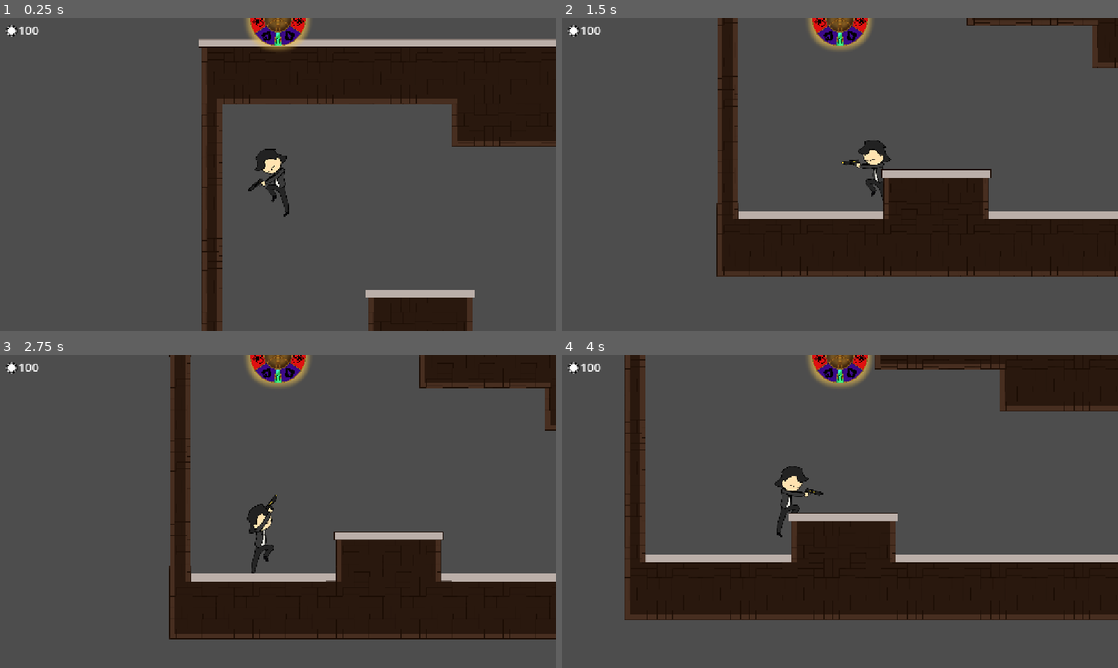
Above: before the commit, frames 1-4 (two rows, left to right).
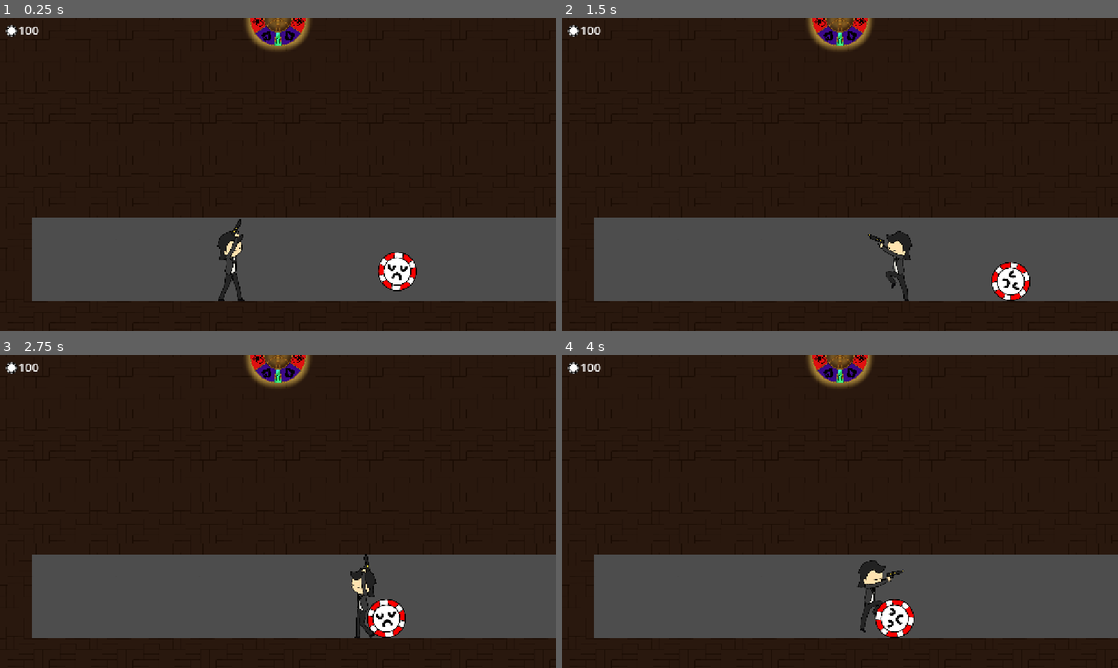
Above: after the commit, the same moments.

Repository: ClipperDev/spinning-game
Game: Godot game, scene res://levels/test_world.tscn
The game is run twice, just before and just after one commit, with the same random seed, the same clock (stepped at 60 frames per second) and the same inputs. Before the commit the project starts from res://main.tscn.
Inputs (mouse positions are in pixels of both pictures, inside the frame that each line leads up to):
- Up to frame 1 (0.25 s): no input
- Up to frame 2 (1.5 s): move the mouse to (962, 158) at 0.52 s; hold D (right) from 0.53 s (still down); tap Space (jump) at 0.6, 0.77, 1.07 s; move the mouse to (728, 190) at 1.27 s; click (728, 190) at 1.35 s
- Up to frame 3 (2.75 s): tap Space (jump) at 1.52, 1.55, 1.82, 2.3 s; move the mouse to (333, 442) at 2.02 s; release D (right) at 2.03 s; hold A (left) from 2.03 s (still down); hold Q (spin) from 2.03 s (still down)
- Up to frame 4 (4 s): move the mouse to (812, 574) at 2.77 s; release A (left) at 2.78 s; release Q (spin) at 2.78 s; hold D (right) from 2.78 s (still down); tap Space (jump) at 2.85, 3.02, 3.32, 3.77, 3.8 s; move the mouse to (1006, 558) at 3.52 s; press the mouse at (1006, 558) at 3.53 s

The runs differ from the first frame. In frame 1, 61% of the frame differs, in the area x 0-100%, y 0-100%; in frame 2, 83%; in frame 3, 84%; in frame 4, 85%.

Commit message:
poker enemy base made

Diff:
--- a/enemies/pokerchip/base_poker.gd
+++ b/enemies/pokerchip/base_poker.gd
@@ -1,12 +1,40 @@
 extends CharacterBody2D
 class_name PokerEnemy
 
+@onready var movement_machine: StateMachine = $movement_machine
+@onready var animated_sprite_2d: AnimatedSprite2D = $AnimatedSprite2D
+@onready var direction_timer: Timer = $direction_timer
 
-# Called when the node enters the scene tree for the first time.
+@export var run_speed: float = 300
+@export var walk_speed: float = 150
+var current_speed: float
+
+@export var gravity: float = 20
+
+@export var max_health: float = 10
+var health: float
+
+var alert: bool = false
+
+var direction: float = 1.0
+
 func _ready() -> void:
-	pass # Replace with function body.
+	direction = [-1.0, 1.0].pick_random()
+	health = max_health
+	movement_machine.initialize(self, &"walk")
 
 
-# Called every frame. 'delta' is the elapsed time since the previous frame.
-func _process(delta: float) -> void:
-	pass
+func _process(_delta: float) -> void:
+	if alert == true:
+		current_speed = run_speed
+	else: current_speed = walk_speed
+
+
+func _on_detection_range_area_entered(area: Area2D) -> void:
+	if area.is_in_group("player"):
+		alert = true
+		pass
+
+func _on_direction_timer_timeout() -> void:
+	direction *= -1
+	direction_timer.start(randf_range(1.0, 5.0))
--- a/enemies/pokerchip/base_poker.tscn
+++ b/enemies/pokerchip/base_poker.tscn
@@ -2,6 +2,8 @@
 
 [ext_resource type="Script" uid="uid://btrkwxtl20rto" path="res://enemies/pokerchip/base_poker.gd" id="1_ujdfk"]
 [ext_resource type="Texture2D" uid="uid://d11adytjqs330" path="res://enemies/pokerchip/redpoker.png" id="2_ivgvl"]
+[ext_resource type="Script" uid="uid://bhsx2ck3idi4e" path="res://player/player2/state_machine.gd" id="3_1ak7o"]
+[ext_resource type="Script" uid="uid://d07w7diyg6p66" path="res://enemies/pokerchip/states/poker_walk.gd" id="4_wh7bk"]
 
 [sub_resource type="CircleShape2D" id="CircleShape2D_caei2"]
 radius = 44.911022
@@ -23,8 +25,23 @@
 [sub_resource type="CircleShape2D" id="CircleShape2D_qr2go"]
 radius = 52.009613
 
+[sub_resource type="SegmentShape2D" id="SegmentShape2D_yffdw"]
+a = Vector2(-600, 0)
+b = Vector2(600, 0)
+
 [node name="base_poker" type="CharacterBody2D" unique_id=423833925]
 script = ExtResource("1_ujdfk")
+walk_speed = 130.0
+
+[node name="movement_machine" type="Node" parent="." unique_id=154945167]
+script = ExtResource("3_1ak7o")
+debug = true
+
+[node name="walk" type="Node" parent="movement_machine" unique_id=1452374681]
+script = ExtResource("4_wh7bk")
+state_acceleration = 300.0
+state_friction = 300.0
+id = &"walk"
 
 [node name="CollisionShape2D" type="CollisionShape2D" parent="." unique_id=748278101]
 shape = SubResource("CircleShape2D_caei2")
@@ -42,3 +59,14 @@
 
 [node name="CollisionShape2D" type="CollisionShape2D" parent="hurtbox" unique_id=1119341476]
 shape = SubResource("CircleShape2D_qr2go")
+
+[node name="detection_range" type="Area2D" parent="." unique_id=112188753]
+
+[node name="CollisionShape2D" type="CollisionShape2D" parent="detection_range" unique_id=1598850340]
+shape = SubResource("SegmentShape2D_yffdw")
+
+[node name="direction_timer" type="Timer" parent="." unique_id=1221011610]
+autostart = true
+
+[connection signal="area_entered" from="detection_range" to="." method="_on_detection_range_area_entered"]
+[connection signal="timeout" from="direction_timer" to="." method="_on_direction_timer_timeout"]
--- a/enemies/pokerchip/poker_base_state.gd
+++ b/enemies/pokerchip/poker_base_state.gd
@@ -1,8 +1,12 @@
 extends BaseState
 class_name PokerEnemyBaseState
 
+@export var state_acceleration: float = 0.0
+@export var state_friction: float = 0.0
+
 var player = Global.player
 var enemy: PokerEnemy
+
 
 func _on_owner_set():
 	enemy = handled_node as PokerEnemy
@@ -12,3 +16,21 @@
 	if player.global_position.x < enemy.global_position:
 		return 1
 	else: return -1
+
+func get_random_direction() -> int:
+	return 0
+
+func handle_movement(move_direction: float, delta: float) -> void:
+	if move_direction:
+		enemy.velocity.x = move_toward(enemy.velocity.x, move_direction * enemy.current_speed, state_acceleration * delta)
+	else:
+		enemy.velocity.x = move_toward(enemy.velocity.x, 0, state_friction * delta)
+
+func gravity_fall(extra_gravity: float = 0.0):
+	enemy.velocity.y += enemy.gravity + extra_gravity
+
+func handle_rolling(delta: float):
+	enemy.rotation += 0.01 * enemy.velocity.x * delta
+
+func jump(jump_force: float):
+	enemy.velocity.y -= jump_force
--- /dev/null
+++ b/enemies/pokerchip/states/poker_walk.gd
@@ -0,0 +1,15 @@
+extends PokerEnemyBaseState
+class_name PokerEnemyWalk
+
+
+func enter(_data: Variant) -> void:
+	enemy.alert = false
+
+func physics_state(delta: float) -> StringName:
+	handle_movement(enemy.direction, delta)
+	print(enemy.direction)
+	enemy.move_and_slide()
+	gravity_fall()
+	handle_rolling(delta)
+
+	return NO_STATE
--- a/levels/test_world.tscn
+++ b/levels/test_world.tscn
@@ -2,6 +2,7 @@
 
 [ext_resource type="TileSet" uid="uid://dun726mvvq6m1" path="res://wall_tileset.tres" id="2_c576j"]
 [ext_resource type="PackedScene" uid="uid://c5coxd37o8782" path="res://player/player2/player.tscn" id="2_kbvng"]
+[ext_resource type="PackedScene" uid="uid://b4twtsva0if78" path="res://enemies/pokerchip/base_poker.tscn" id="3_c576j"]
 
 [sub_resource type="WorldBoundaryShape2D" id="WorldBoundaryShape2D_yffdw"]
 
@@ -29,3 +30,6 @@
 scale = Vector2(0.5, 0.5)
 tile_map_data = PackedByteArray("AAAMAAkAAAAKAAIAAAAMAAgAAAAJAAMAAAALAAkAAAAKAAIAAAALAAgAAAAKAAAAAAAKAAkAAAAKAAIAAAAKAA …(2144 unchanged characters)…
 tile_set = ExtResource("2_c576j")
+
+[node name="base_poker" parent="." unique_id=423833925 instance=ExtResource("3_c576j")]
+position = Vector2(906, 548)
--- a/player/player2/player.tscn
+++ b/player/player2/player.tscn
@@ -2,12 +2,12 @@
 
 [ext_resource type="Script" uid="uid://bknr0tt1bdncu" path="res://player/player2/player_script.gd" id="1_koi66"]
 [ext_resource type="Script" uid="uid://bhsx2ck3idi4e" path="res://player/player2/state_machine.gd" id="2_3pimp"]
-[ext_resource type="Script" uid="uid://ciartn1n8xdy5" path="res://player/player2/states/walk.gd" id="2_iuhyu"]
-[ext_resource type="Script" uid="uid://bo7oxj6h3els0" path="res://player/player2/states/idle.gd" id="3_5tybs"]
-[ext_resource type="Script" uid="uid://dk623481pxb6b" path="res://player/player2/states/jump.gd" id="5_0huha"]
+[ext_resource type="Script" uid="uid://ciartn1n8xdy5" path="res://player/player2/states/player_walk.gd" id="2_iuhyu"]
+[ext_resource type="Script" uid="uid://bo7oxj6h3els0" path="res://player/player2/states/player_idle.gd" id="3_5tybs"]
+[ext_resource type="Script" uid="uid://dk623481pxb6b" path="res://player/player2/states/player_jump.gd" id="5_0huha"]
 [ext_resource type="Texture2D" uid="uid://csn8m6xadp7cj" path="res://player/sprites/backhand.png" id="5_k34ak"]
 [ext_resource type="Texture2D" uid="uid://dnuvdcgrgaan5" path="res://player/sprites/fronthand.png" id="6_boki8"]
-[ext_resource type="Script" uid="uid://cfk2g1vebrrwp" path="res://player/player2/states/fall.gd" id="6_jleqr"]
+[ext_resource type="Script" uid="uid://cfk2g1vebrrwp" path="res://player/player2/states/player_fall.gd" id="6_jleqr"]
 [ext_resource type="Texture2D" uid="uid://cmo0f4si33je5" path="res://player/sprites/idlebody.png" id="7_0huha"]
 [ext_resource type="Texture2D" uid="uid://2cmn2ifjm5hc" path="res://player/sprites/jump.png" id="8_jleqr"]
 [ext_resource type="Texture2D" uid="uid://deoiro8ynbip6" path="res://player/sprites/walk.png" id="9_3pimp"]
@@ -232,7 +232,7 @@
 &"walk_forwards": SubResource("Animation_jleqr")
 }
 
-[node name="player" type="CharacterBody2D" unique_id=1388490003]
+[node name="player" type="CharacterBody2D" unique_id=1388490003 groups=["player"]]
 collision_layer = 2
 script = ExtResource("1_koi66")
 gravity = 20.0
@@ -244,7 +244,6 @@
 
 [node name="Statemachine" type="Node" parent="." unique_id=1808324895]
 script = ExtResource("2_3pimp")
-debug = true
 
 [node name="idle" type="Node" parent="Statemachine" unique_id=88336545]
 script = ExtResource("3_5tybs")
--- a/project.godot
+++ b/project.godot
@@ -11,7 +11,7 @@
 [application]
 
 config/name="prototypejam"
-run/main_scene="uid://dhoikfhvi4vjq"
+run/main_scene="uid://bymfu3lcxrk63"
 config/features=PackedStringArray("4.7", "Forward Plus")
 config/icon="res://icon.svg"
 
@@ -31,6 +31,7 @@
 
 terrain=""
 enemy=""
+player=""
 
 [input]
 
Not shown, added: enemies/pokerchip/states/poker_walk.gd.uid
Renamed: player/player2/states/fall.gd -> player/player2/states/player_fall.gd
Renamed: player/player2/states/fall.gd.uid -> player/player2/states/player_fall.gd.uid
Renamed: player/player2/states/idle.gd -> player/player2/states/player_idle.gd
Renamed: player/player2/states/idle.gd.uid -> player/player2/states/player_idle.gd.uid
Renamed: player/player2/states/jump.gd -> player/player2/states/player_jump.gd
Renamed: player/player2/states/jump.gd.uid -> player/player2/states/player_jump.gd.uid
Renamed: player/player2/states/walk.gd -> player/player2/states/player_walk.gd
Renamed: player/player2/states/walk.gd.uid -> player/player2/states/player_walk.gd.uid
